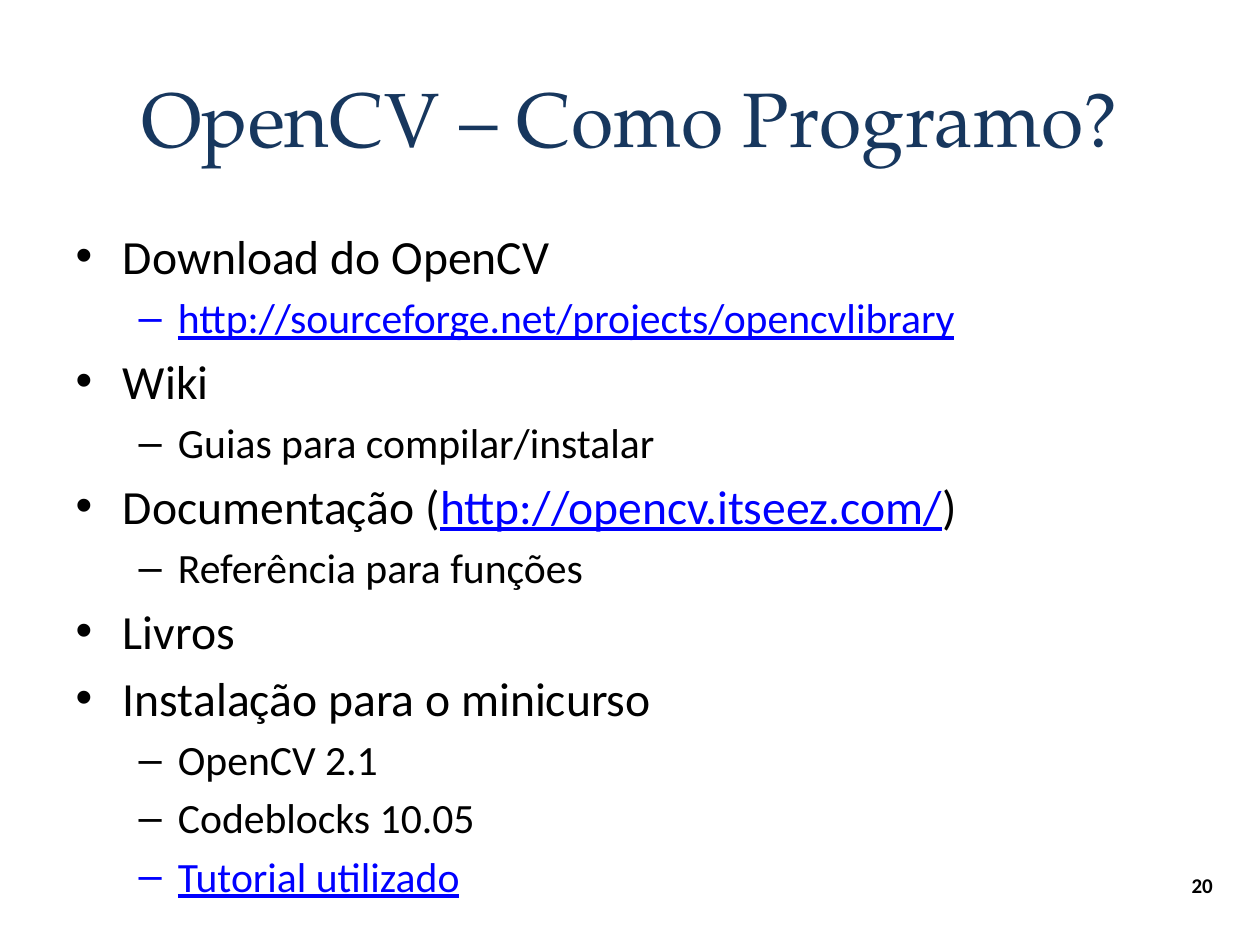
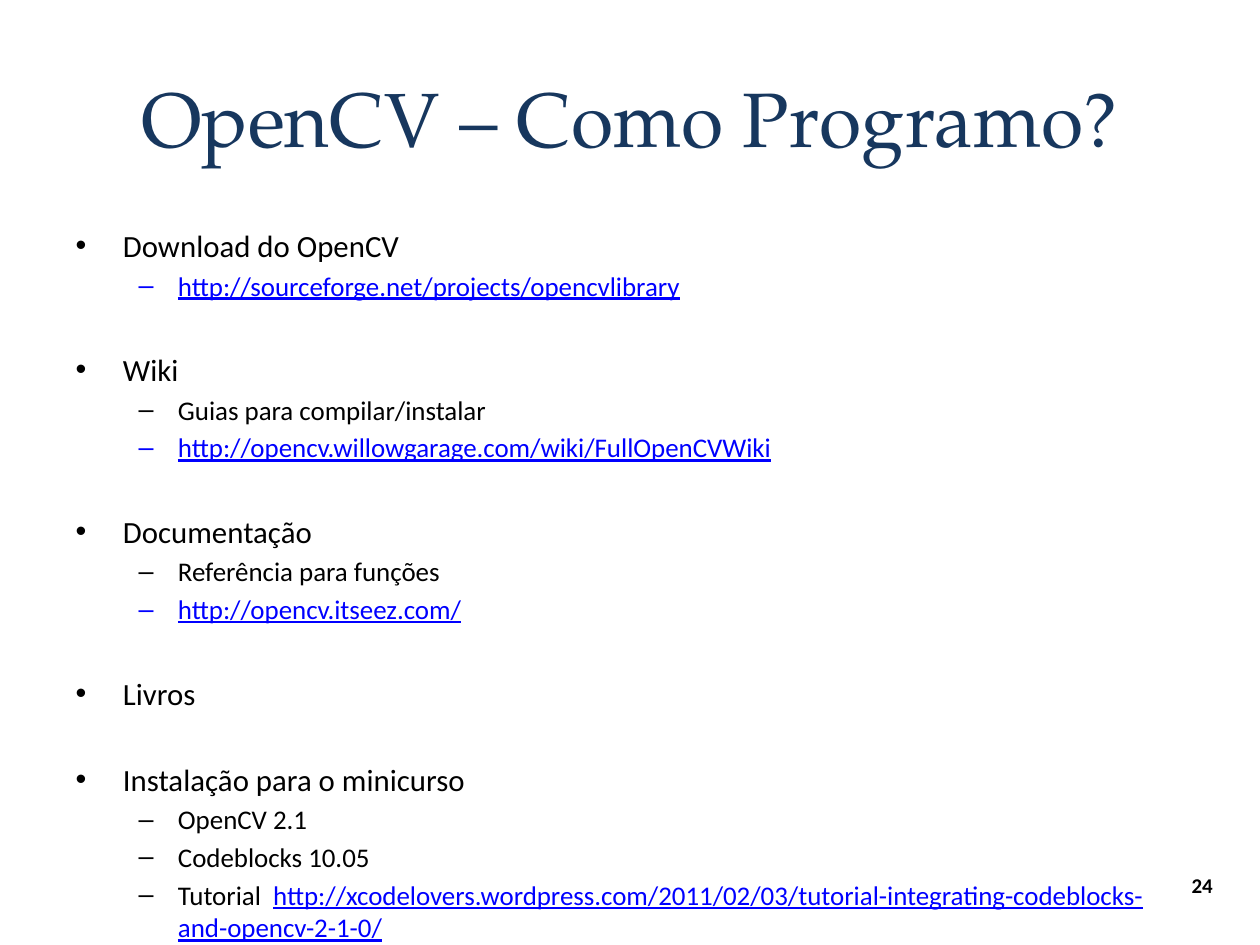
Before and after one commit to andrecurvello/tests-zingarelli, a slide deck: slide 24 of 1-Meus-Artigos/Minicurso-SemComp2011/minicurso-SemComp2011.pptx (slide 20 before the commit). Drawn at 1260x945 pixels with LibreOffice and Linux fonts; fonts in the diff are those of the drawing; background and template pictures are left out. Boxes give left, top, right and bottom in pixels: in the first picture for what was removed or moved away, otherwise in the second. Text is boxed around its words. In the diff, an @@ line names an element or a change of style, - is before the commit and + after.

```diff
--- a/1-Meus-Artigos/Minicurso-SemComp2011/minicurso-SemComp2011.pptx
+++ b/1-Meus-Artigos/Minicurso-SemComp2011/minicurso-SemComp2011.pptx
@@ text at (123, 235, 680, 868): size 27.2 to 17.6 pt in "Download do OpenCV", "Wiki", "Livros", "Instalação para o minicurso"; size 23.8 to 15.4 pt in "http://sourceforge.net/projects/opencvlibrary", "Guias para compilar/instalar", "Referência para funções", "OpenCV 2.1" and 1 more places; less space between paragraphs @@
@@ text at (123, 438, 771, 548): text changed; size 27.2 to 15.4 pt @@
-• Documentação (http://opencv.itseez.com/)
+  – http://opencv.willowgarage.com/wiki/FullOpenCVWiki
+• Documentação
@@ text at (178, 600, 461, 624): paragraph added @@
+  – http://opencv.itseez.com/
@@ text at (178, 886, 1142, 942): text changed; size 23.8 to 15.4 pt @@
-  – Tutorial utilizado
+  – Tutorial http://xcodelovers.wordpress.com/2011/02/03/tutorial-integrating-codeblocks-and-opencv-2-1-0/
@@ page number at (1192, 879, 1213, 893): text changed @@
-20
+24
```
Also in this commit, not shown: 6 other slides changed, 5 slides added, 1 slide removed, 15 other files.
